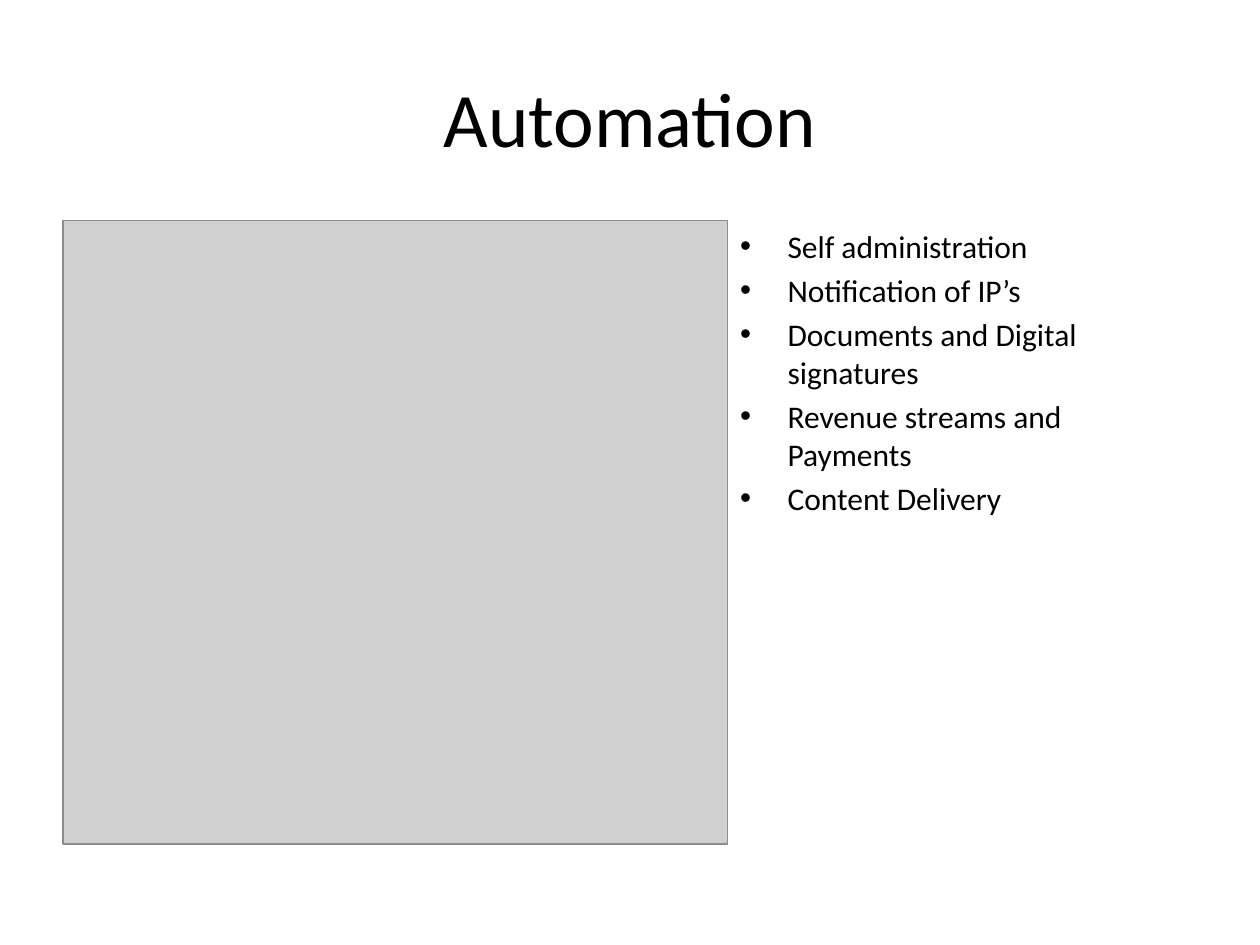
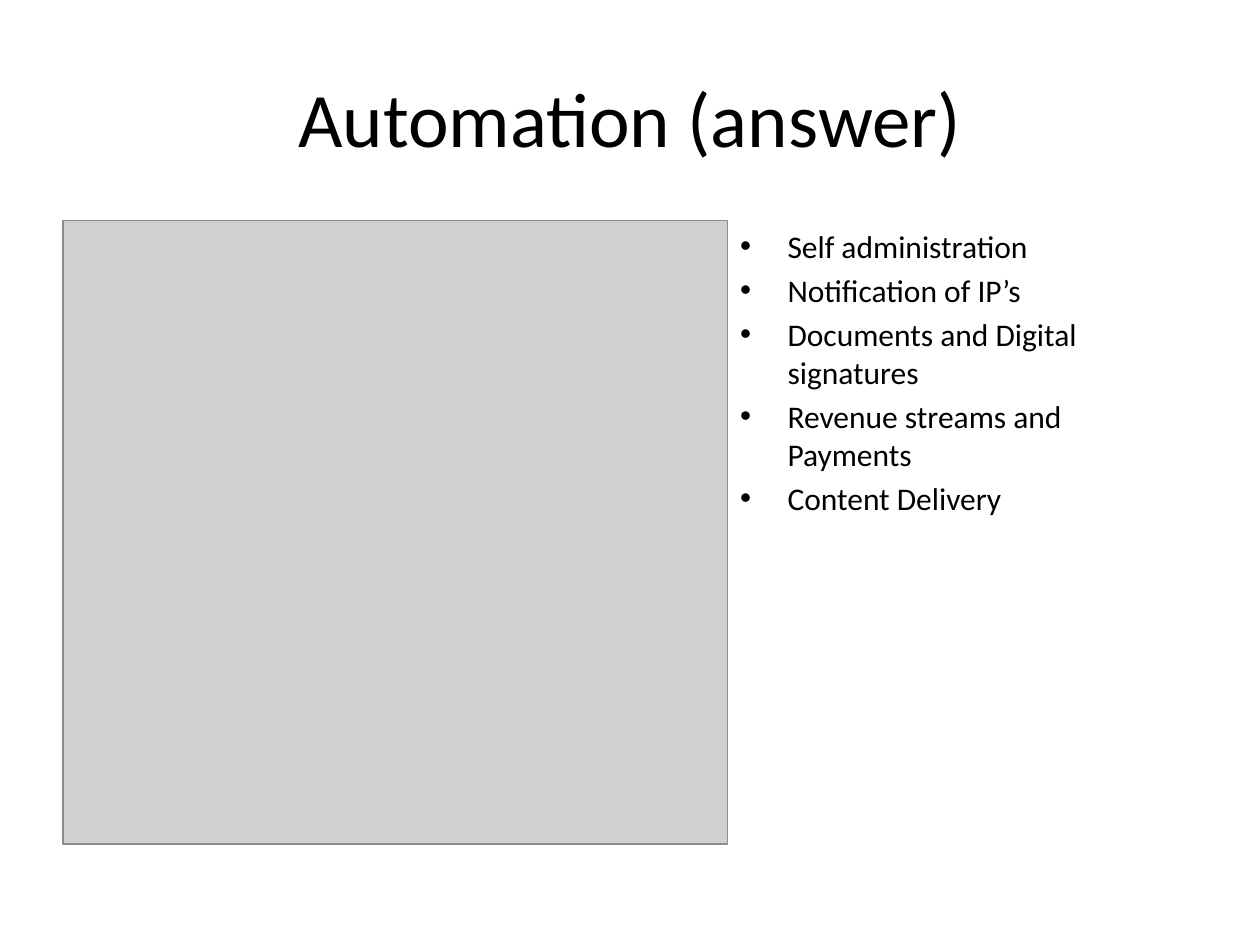
Before and after one commit to maxgronlund/digiramp, a slide deck: slide 5 of documents/strategy/consumer player/DigiRAMP-DEC-2015.pptx. Drawn at 1260x945 pixels with LibreOffice and Linux fonts; fonts in the diff are those of the drawing; grey boxes stand for pictures. Boxes give left, top, right and bottom in pixels: in the first picture for what was removed or moved away, otherwise in the second. Text is boxed around its words. In the diff, an @@ line names an element or a change of style, - is before the commit and + after.

```diff
--- a/documents/strategy/consumer player/DigiRAMP-DEC-2015.pptx
+++ b/documents/strategy/consumer player/DigiRAMP-DEC-2015.pptx
@@ title at (298, 91, 961, 158): text changed @@
-Automation
+Automation (answer)
```
Also in this commit, not shown: 3 other slides changed, 3 slides added, 23 other files.
